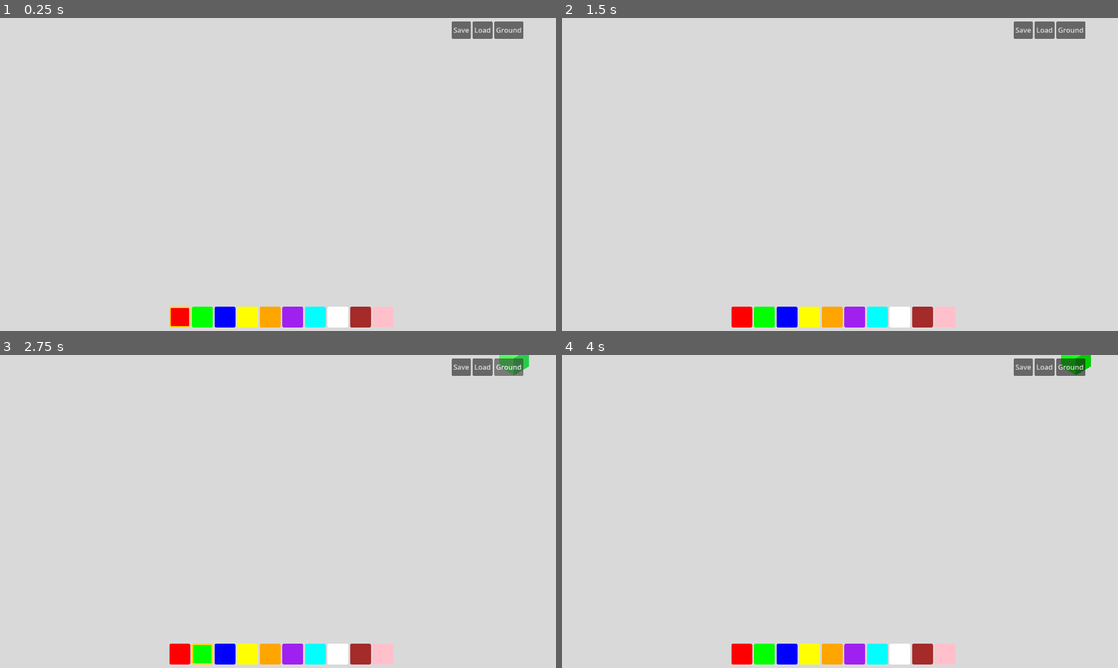
Above: before the commit, frames 1-4 (two rows, left to right).
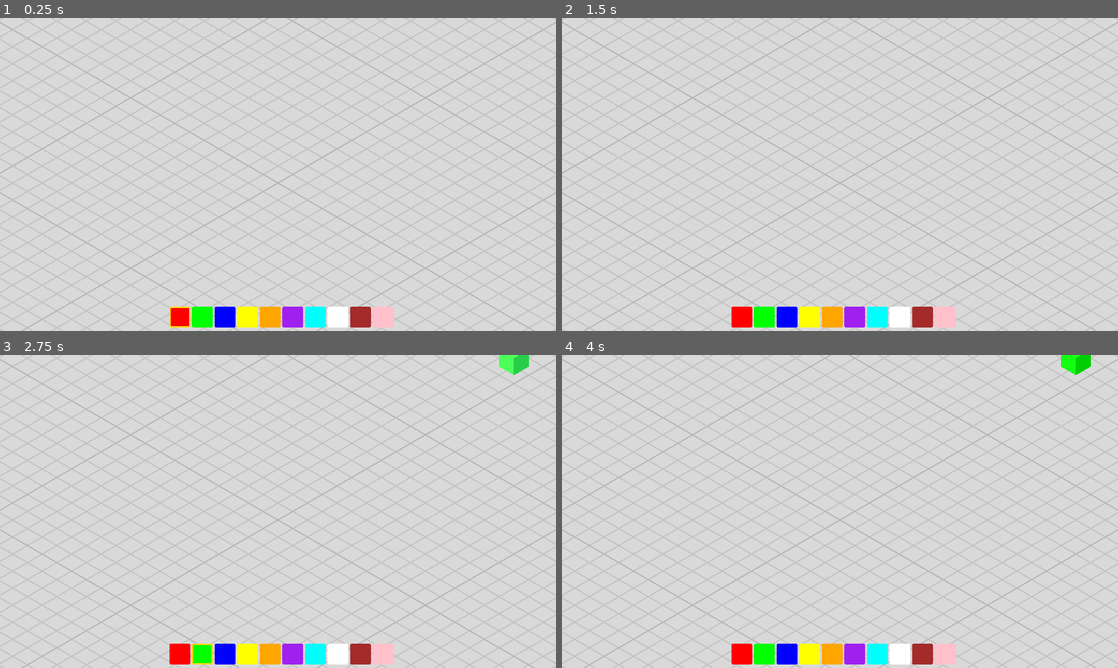
Above: after the commit, the same moments.

Repository: shbshc/building-game
Game: Godot game, scene res://scenes/main.tscn
Same seed, same stepped clock (60 frames per second), same inputs: the game is played once before the commit and once after it.
Inputs (mouse positions are in pixels of both pictures, inside the frame that each line leads up to):
- Up to frame 1 (0.25 s): no input
- Up to frame 2 (1.5 s): click (739, 318) at 0.5 s; click (762, 318) at 1.25 s
- Up to frame 3 (2.75 s): click (511, 367) at 2 s, where only the run before the commit has a clickable "Ground"
- Up to frame 4 (4 s): click (784, 655) at 2.75 s; click (812, 655) at 3.5 s

The runs differ from the first frame. In frame 1, 5.3% of the frame differs, in the area x 0-100%, y 0-100%; in frame 2, 5.3%; in frame 3, 5.3%; in frame 4, 5.3%.

Commit message:
fix: grid shader uses world-space coords, TopBar layout simplified

Diff:
--- a/scenes/main.tscn
+++ b/scenes/main.tscn
@@ -57,28 +57,30 @@
 [node name="UI" type="CanvasLayer" parent="."]
 
 [node name="TopBar" type="HBoxContainer" parent="UI"]
-layout_mode = 1
-anchors_preset = 1
-anchor_left = 1.0
-anchor_right = 1.0
-anchor_top = 0.0
-anchor_bottom = 0.0
-offset_left = -240.0
-offset_top = 8.0
+layout_mode = 0
+offset_left = -300.0
+offset_top = 4.0
 offset_right = -8.0
-offset_bottom = 48.0
+offset_bottom = 44.0
+grow_horizontal = 2
 
 [node name="SaveButton" type="Button" parent="UI/TopBar"]
-layout_mode = 2
+layout_mode = 0
 text = "Save"
+offset_right = 80.0
+offset_bottom = 40.0
 
 [node name="LoadButton" type="Button" parent="UI/TopBar"]
-layout_mode = 2
+layout_mode = 0
 text = "Load"
+offset_right = 80.0
+offset_bottom = 40.0
 
 [node name="GroundColorButton" type="Button" parent="UI/TopBar"]
-layout_mode = 2
+layout_mode = 0
 text = "Ground"
+offset_right = 80.0
+offset_bottom = 40.0
 
 [node name="InventoryBar" type="Control" parent="UI"]
 layout_mode = 1
--- a/shaders/grid_ground.gdshader
+++ b/shaders/grid_ground.gdshader
@@ -3,20 +3,24 @@
 
 uniform vec4 ground_color : source_color = vec4(0.85, 0.85, 0.85, 1.0);
 uniform vec4 grid_color : source_color = vec4(0.4, 0.4, 0.4, 1.0);
-uniform float grid_size = 1.0;
-uniform float line_width = 0.04;
+
+varying vec3 world_pos;
+
+void vertex() {
+    world_pos = (MODEL_MATRIX * vec4(VERTEX, 1.0)).xyz;
+}
 
 void fragment() {
-    vec2 coord = UV * grid_size;
+    vec2 coord = world_pos.xz;
     vec2 grid = abs(fract(coord - 0.5) - 0.5) / fwidth(coord);
     float line = min(grid.x, grid.y);
     float grid_line = 1.0 - min(line, 1.0);
 
-    vec2 coord10 = UV * grid_size / 10.0;
+    vec2 coord10 = world_pos.xz / 10.0;
     vec2 grid10 = abs(fract(coord10 - 0.5) - 0.5) / fwidth(coord10);
     float line10 = min(grid10.x, grid10.y);
     float major_line = 1.0 - min(line10, 1.0);
     float final_line = max(grid_line * 0.5, major_line * 0.8);
 
-    ALBEDO = mix(ground_color.rgb, grid_color.rgb, final_line * line_width * 10.0);
+    ALBEDO = mix(ground_color.rgb, grid_color.rgb, final_line * 0.5);
 }
